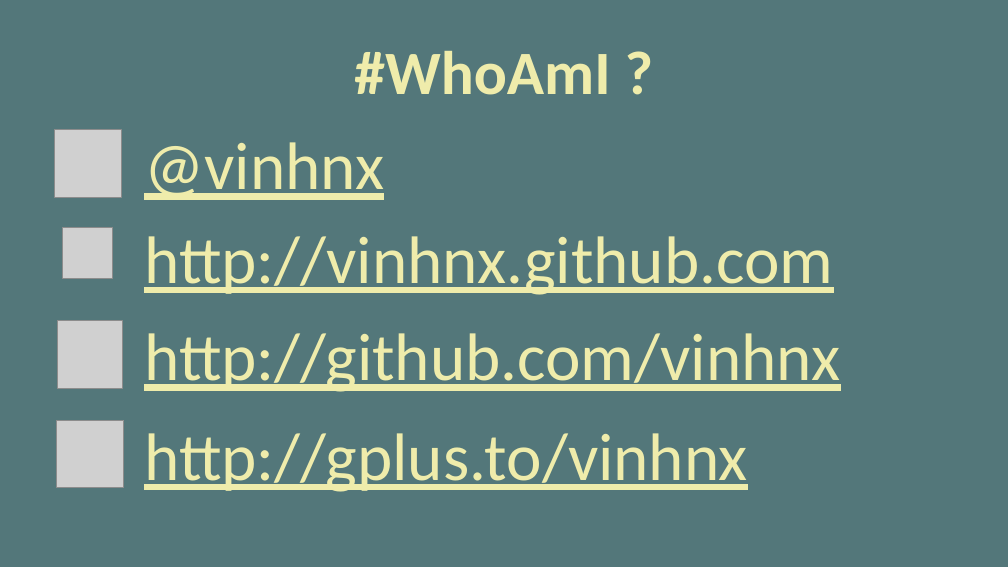
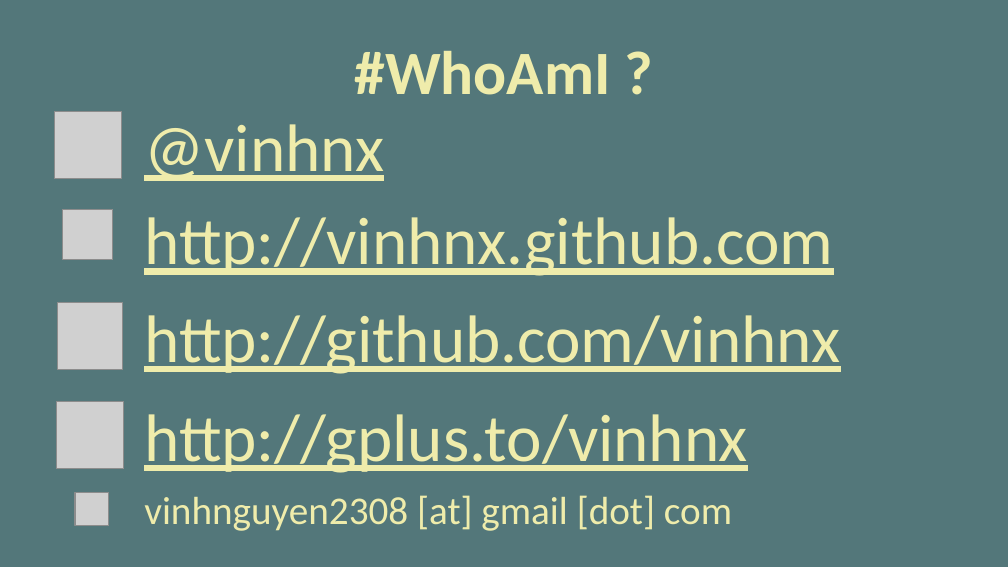
Before and after one commit to vinhnx/Git-for-beginners, a slide deck: slide 2 of git-beginner.pptx. Drawn at 1008x567 pixels with LibreOffice and Linux fonts; fonts in the diff are those of the drawing; grey boxes stand for pictures. Boxes give left, top, right and bottom in pixels: in the first picture for what was removed or moved away, otherwise in the second. Text is boxed around its words. In the diff, an @@ line names an element or a change of style, - is before the commit and + after.

```diff
--- a/git-beginner.pptx
+++ b/git-beginner.pptx
@@ 4 pictures, 4 texts: place and size @@
-4 pictures, 4 texts at (54,130,840,492)
+4 pictures, 4 texts at (54,111,840,473)
@@ picture added at (75,492,108,525) @@
@@ text added at (144,495,732,531), 28 pt, text #EFECAB @@
+vinhnguyen2308 [at] gmail [dot] com
```
Also in this commit, not shown: 1 other file.
